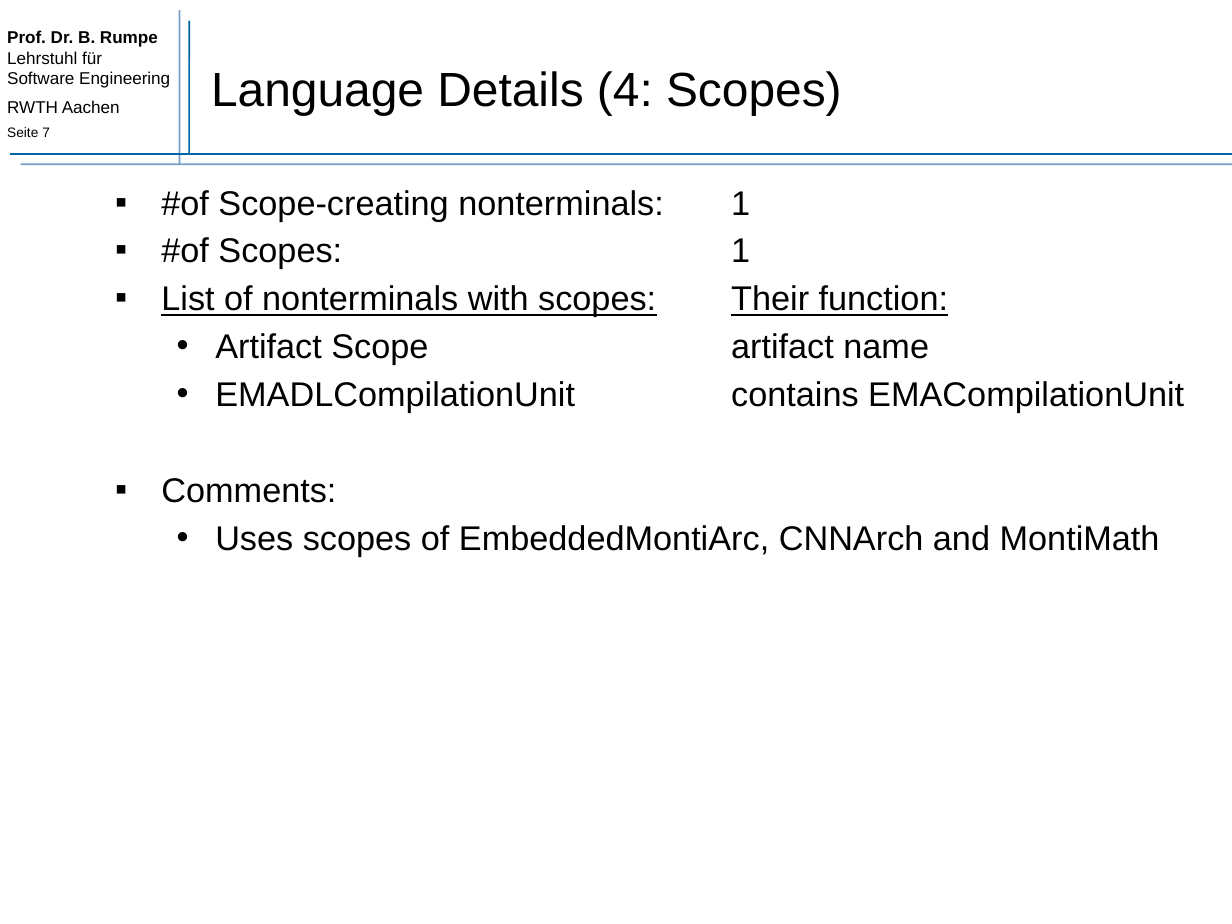
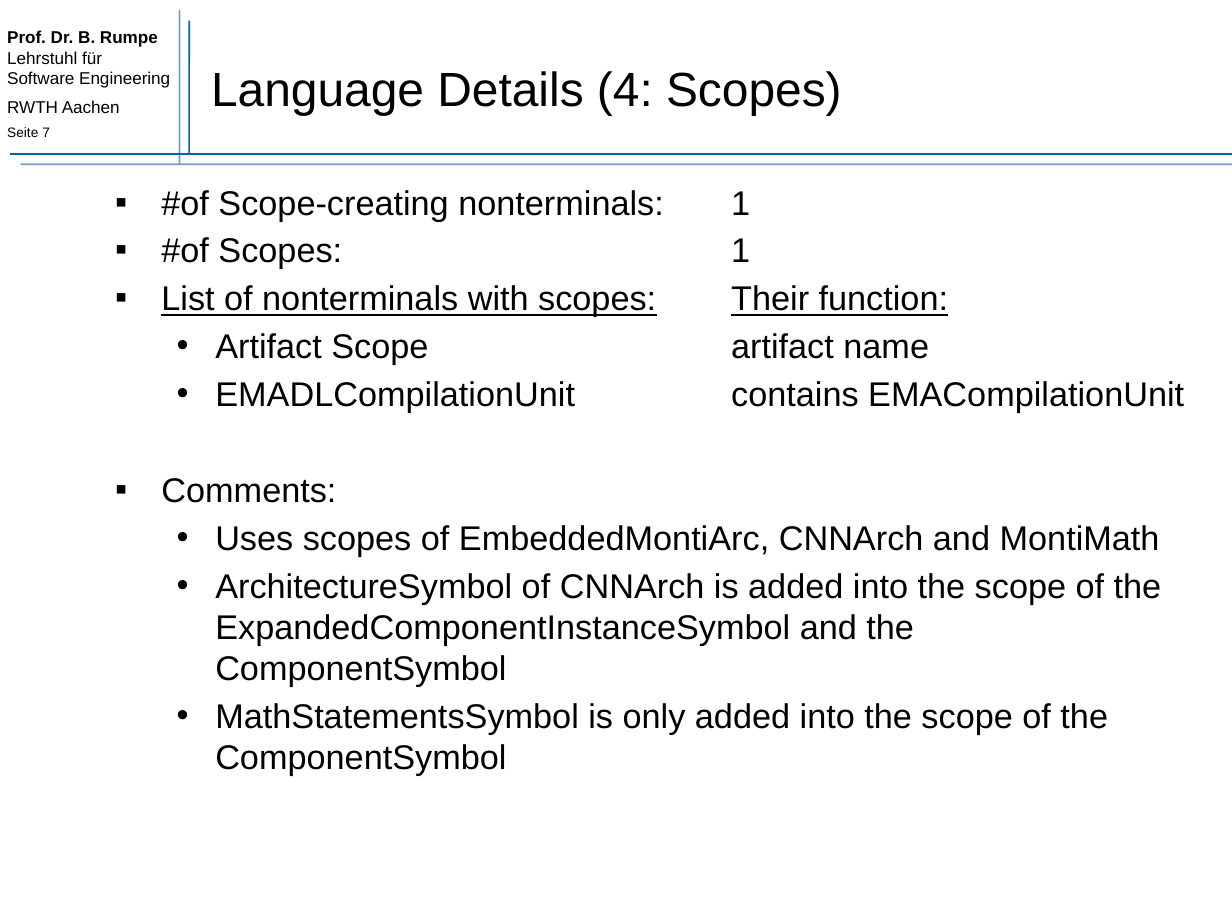
Before and after one commit to MontiCore/EmbeddedMontiArc, a slide deck: slide 7 of docs/SLE.Language.EmbeddedMontiArcDL.pptx. Drawn at 1232x924 pixels with LibreOffice and Linux fonts; fonts in the diff are those of the drawing. Boxes give left, top, right and bottom in pixels: in the first picture for what was removed or moved away, otherwise in the second. Text is boxed around its words. In the diff, an @@ line names an element or a change of style, - is before the commit and + after.

```diff
--- a/docs/SLE.Language.EmbeddedMontiArcDL.pptx
+++ b/docs/SLE.Language.EmbeddedMontiArcDL.pptx
@@ text at box(215, 573, 1162, 776): paragraphs added @@
+  • ArchitectureSymbol of CNNArch is added into the scope of the ExpandedComponentInstanceSymbol and the ComponentSymbol
+  • MathStatementsSymbol is only added into the scope of the ComponentSymbol
```
Also in this commit, not shown: 1 other slide changed, 16 other files.
